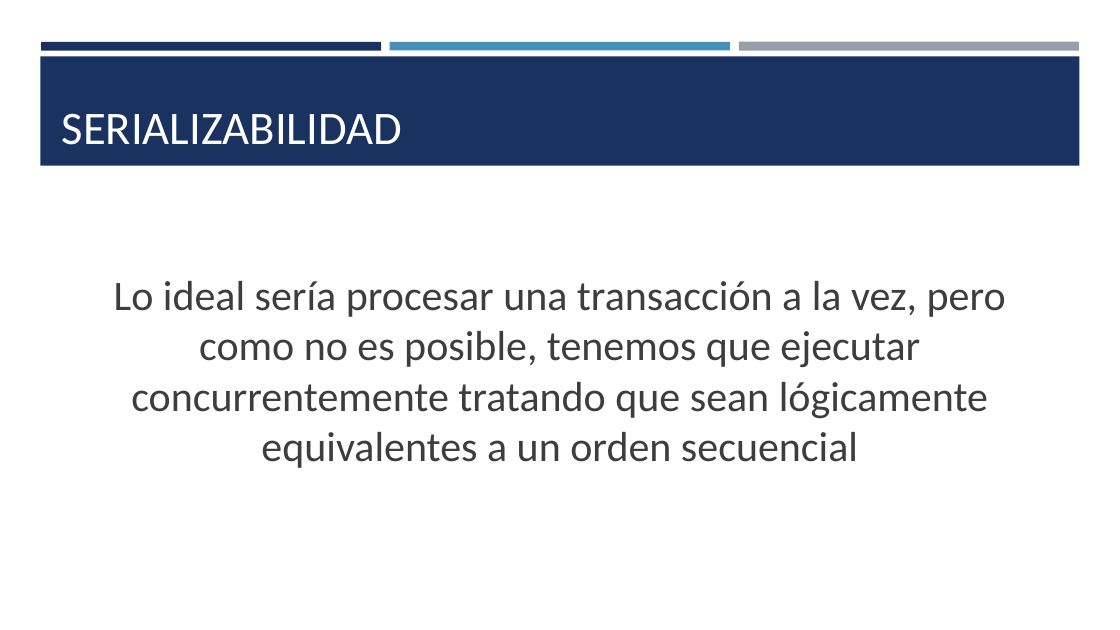
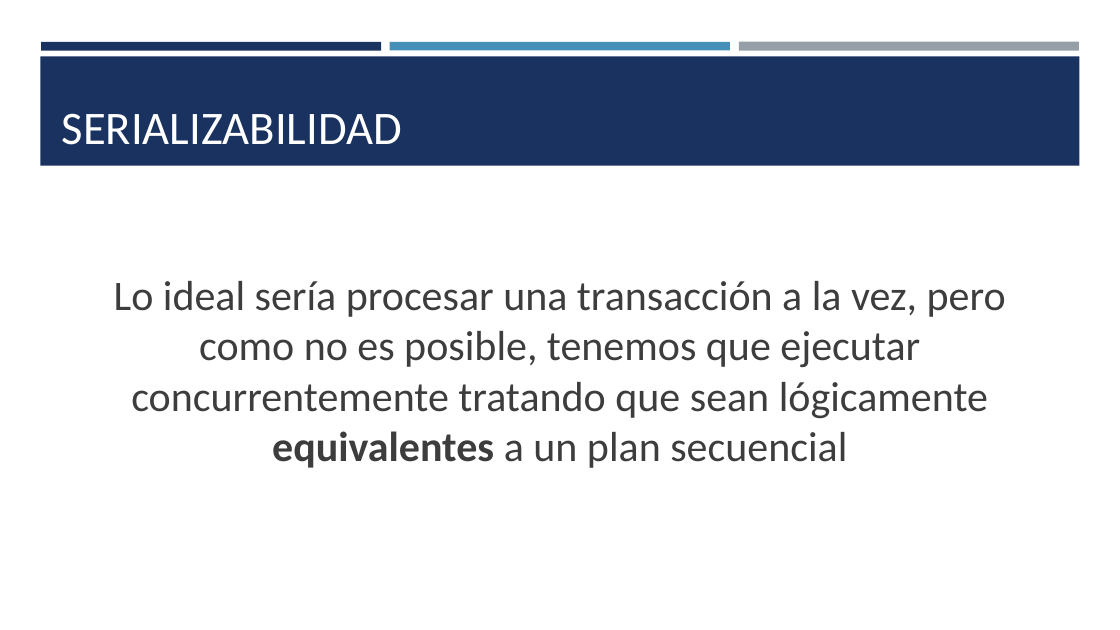
Before and after one commit to scferrada/academic-kickstart, a slide deck: slide 19 of static/pptx/transaccionesI.pptx. Drawn at 1120x630 pixels with LibreOffice and Linux fonts; fonts in the diff are those of the drawing. Boxes give left, top, right and bottom in pixels: in the first picture for what was removed or moved away, otherwise in the second. Text is boxed around its words. In the diff, an @@ line names an element or a change of style, - is before the commit and + after.

```diff
--- a/static/pptx/transaccionesI.pptx
+++ b/static/pptx/transaccionesI.pptx
@@ text at bbox=[114, 281, 1006, 468]: text changed @@
-Lo ideal sería procesar una transacción a la vez, pero como no es posible, tenemos que ejecutar concurrentemente tratando que sean lógicamente equivalentes a un orden secuencial
+Lo ideal sería procesar una transacción a la vez, pero como no es posible, tenemos que ejecutar concurrentemente tratando que sean lógicamente equivalentes a un plan secuencial
```
Also in this commit, not shown: 5 other slides changed, 1 slide added, 1 other file.
